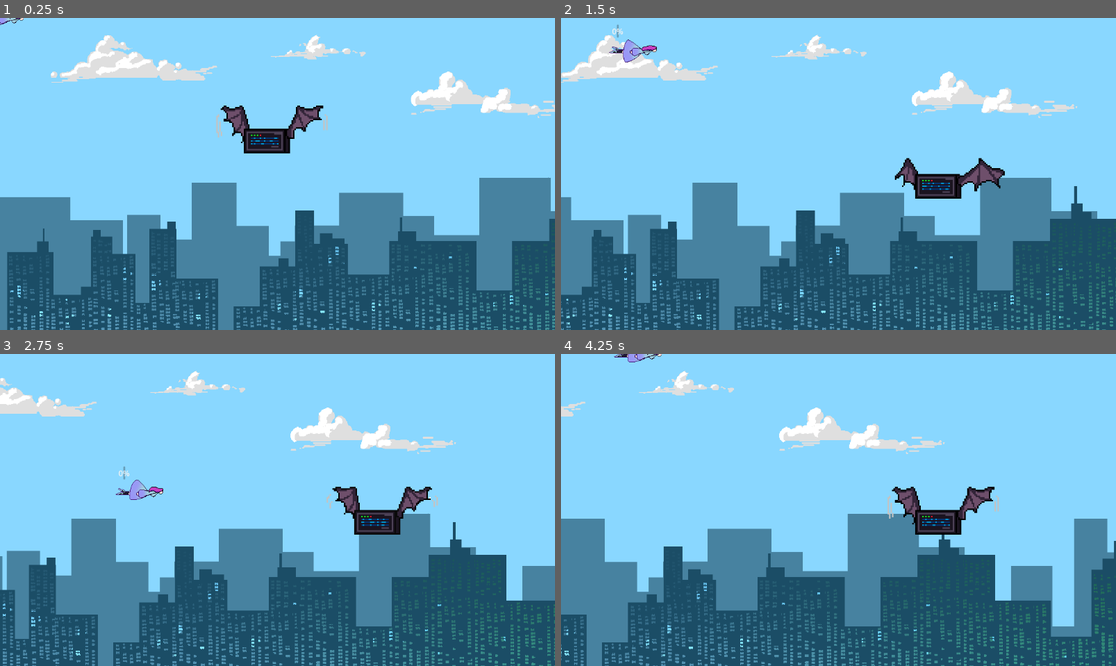
Above: before the commit, frames 1-4 (two rows, left to right).
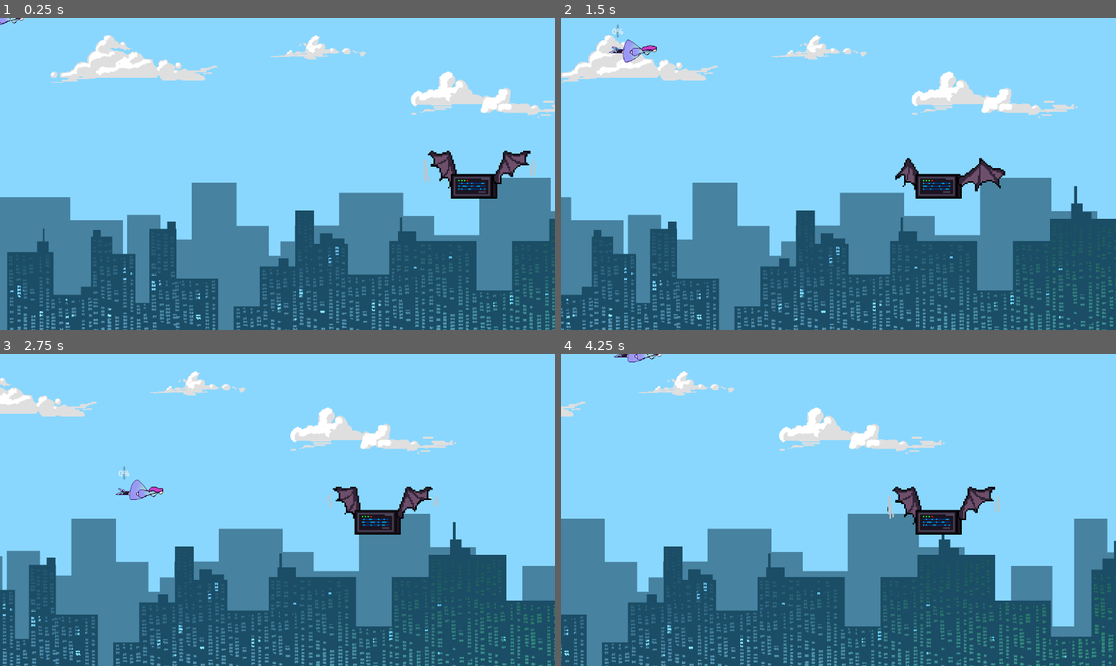
Above: after the commit, the same moments.

Repository: clenneabig/AI-KILL
Game: Godot game, scene res://Levels/level_1.tscn
Same seed, same stepped clock (60 frames per second), same inputs: the game is played once before the commit and once after it. This scene is started directly instead of the project's main scene. The engine's default icon, where the game draws it, is replaced by a stand-in: a white triangle on a blue panel in a dark square.
Inputs (mouse positions are in pixels of both pictures, inside the frame that each line leads up to):
- Up to frame 1 (0.25 s): no input
- Up to frame 2 (1.5 s): move the mouse to (960, 158) at 0.52 s; press the mouse at (960, 158) at 0.53 s; hold D (move_right) 0.53-1.28 s; move the mouse to (727, 189) at 1.27 s; release the mouse at (727, 189) at 1.28 s; hold S (move_down) from 1.28 s (still down); click (727, 189) at 1.35 s
- Up to frame 3 (2.75 s): move the mouse to (333, 441) at 2.02 s; release S (move_down) at 2.03 s; press the mouse at (333, 441) at 2.03 s; hold D (move_right) from 2.03 s (still down)
- Up to frame 4 (4.25 s): move the mouse to (810, 572) at 2.77 s; release D (move_right) at 2.78 s; release the mouse at (810, 572) at 2.78 s; hold W (move_up) 2.78-3.53 s; click (810, 572) at 2.85 s; move the mouse to (1005, 556) at 3.52 s; press the mouse at (1005, 556) at 3.53 s; hold A (move_left) from 3.53 s (still down)

The runs differ from the first frame. In frame 1, 2.7% of the frame differs, in the area x 38-97%, y 28-58%; in frame 2, 0.2%; in frame 3, 0.2%; in frame 4, 0.3%.

Commit message:
more level debugging

Diff:
--- a/BulletPattens/bullet_emitter.gd
+++ b/BulletPattens/bullet_emitter.gd
@@ -9,7 +9,7 @@
 @export var spawn_count = 6
 @export var constant_shot = false
 @export var rotate_speed = 0.1
-@export var shoot_timer_one_shot = true
+@export var shoot_timer_one_shot = false
 @export var wait_time = 1.0
 @export var vel = 100
 @export var texture = 0 #between 0 & 8
--- a/Levels/Enemies_1.gd
+++ b/Levels/Enemies_1.gd
@@ -70,16 +70,15 @@
 			var childrenNo = group3.get_child_count()-1
 			for path in group3.get_children():
 				path.get_child(0).progress += g_move_speed*2 * delta
-				print(childrenNo)
 				if(path.get_child(0).progress_ratio >= 1.0):
 					childrenNo-=1
 			if(childrenNo <= 0):
 				CurrentGroup = Groups.Group4
 		Groups.Group4:
-			var childrenNo = group4.get_child_count()-1
+			var childrenNo = group4.get_child_count()
 			for path in group4.get_children():
 				path.get_child(0).progress += g_move_speed*1.5 * delta
-				if(path.get_child(0).progress_ratio >= 1.0):
+				if(path.get_child(0).get_child_count() <= 0):
 					childrenNo-=1
 			if(childrenNo <= 0):
 				CurrentGroup = Groups.Mid_Boss
--- a/Levels/level_1.tscn
+++ b/Levels/level_1.tscn
@@ -71,19 +71,19 @@
 
 [sub_resource type="Curve2D" id="Curve2D_2y7ph"]
 _data = {
-"points": PackedVector2Array(0, 0, 0, 0, 1560, 248, 14.9831, -14.9831, -14.9831, 14.9831, 448, 248, 0, 0, 0, 0, 144, 728, 0, 0, 0, 0, -104, 728)
+"points": PackedVector2Array(0, 0, 0, 0, 1560, 248, 14.9831, -14.9831, -14.9831, 14.9831, 448, 248, 0, 0, 0, 0, 144, 728, 0, 0, 0, 0, -464, 720)
 }
 point_count = 4
 
 [sub_resource type="Curve2D" id="Curve2D_qxcrk"]
 _data = {
-"points": PackedVector2Array(0, 0, 0, 0, 1208, 376, 56.9357, -5.99323, -56.9357, 5.99323, 704, 376, 0, 0, 0, 0, 448, 704, 0, 0, 0, 0, -104, 704)
+"points": PackedVector2Array(0, 0, 0, 0, 1208, 376, 56.9357, -5.99323, -56.9357, 5.99323, 704, 376, 0, 0, 0, 0, 448, 704, 0, 0, 0, 0, -360, 704)
 }
 point_count = 4
 
 [sub_resource type="Curve2D" id="Curve2D_80nyn"]
 _data = {
-"points": PackedVector2Array(0, 0, 0, 0, 1648, -32, 50.9424, -11.9865, -50.9424, 11.9865, 960, 576, 0, 0, 0, 0, -144, 576)
+"points": PackedVector2Array(0, 0, 0, 0, 1648, -32, 50.9424, -11.9865, -50.9424, 11.9865, 960, 576, 0, 0, 0, 0, -328, 576)
 }
 point_count = 3
 
@@ -111,12 +111,6 @@
 }
 point_count = 2
 
-[sub_resource type="Curve2D" id="Curve2D_m6l88"]
-_data = {
-"points": PackedVector2Array(0, 0, 0, 0, 3272, 312, 95.8917, 0, -95.8917, 0, 272, 312, 0, 0, 0, 0, 64, 704, 0, 0, 0, 0, -128, 704)
-}
-point_count = 4
-
 [sub_resource type="Curve2D" id="Curve2D_7n6ba"]
 _data = {
 "points": PackedVector2Array(0, 0, 0, 0, 2080, 1088, 0, 0, 0, 0, -264, -128)
@@ -131,19 +125,19 @@
 
 [sub_resource type="Curve2D" id="Curve2D_i0tsq"]
 _data = {
-"points": PackedVector2Array(0, 0, 0, 0, 3264, 608, 104.882, 2.99661, -104.882, -2.99661, 952, 568, 95.8917, -2.99661, -95.8917, 2.99661, 640, 128, 0, 0, 0, 0, -128, 128)
+"points": PackedVector2Array(0, 0, 0, 0, 3264, 608, 104.882, 2.99661, -104.882, -2.99661, 952, 568, 95.8917, -2.99661, -95.8917, 2.99661, 640, 128, 0, 0, 0, 0, -312, 128)
 }
 point_count = 4
 
 [sub_resource type="Curve2D" id="Curve2D_md86d"]
 _data = {
-"points": PackedVector2Array(0, 0, 0, 0, 3200, 0, 0, 0, 0, 0, 2368, -8, 131.851, -11.9865, -131.851, 11.9865, 1024, 216, 0, 0, 0, 0, -80, 216)
+"points": PackedVector2Array(0, 0, 0, 0, 3200, 0, 0, 0, 0, 0, 2368, -8, 131.851, -11.9865, -131.851, 11.9865, 1024, 216, 0, 0, 0, 0, -416, 224)
 }
 point_count = 4
 
 [sub_resource type="Curve2D" id="Curve2D_dhpbb"]
 _data = {
-"points": PackedVector2Array(0, 0, 0, 0, 3064, 512, 0, 0, 0, 0, 1152, 504, 50.9424, -17.9797, -50.9424, 17.9797, 696, 504, 0, 0, 0, 0, 632, 704, 0, 0, 0, 0, -120, 696)
+"points": PackedVector2Array(0, 0, 0, 0, 3064, 512, 0, 0, 0, 0, 1152, 504, 50.9424, -17.9797, -50.9424, 17.9797, 696, 504, 0, 0, 0, 0, 632, 704, 0, 0, 0, 0, -464, 704)
 }
 point_count = 5
 
@@ -173,7 +167,6 @@
 
 [node name="Emit" parent="Enemies/Group_1/Path2D/PathFollow2D/Enemy1" index="0"]
 spawn_count = 12
-shoot_timer_one_shot = false
 vel = 200
 
 [node name="Enemy2" parent="Enemies/Group_1/Path2D/PathFollow2D" instance=ExtResource("2_jb2pd")]
@@ -182,7 +175,6 @@
 
 [node name="Emit" parent="Enemies/Group_1/Path2D/PathFollow2D/Enemy2" index="0"]
 spawn_count = 12
-shoot_timer_one_shot = false
 vel = 200
 
 [node name="Enemy3" parent="Enemies/Group_1/Path2D/PathFollow2D" instance=ExtResource("2_jb2pd")]
@@ -191,7 +183,6 @@
 
 [node name="Emit" parent="Enemies/Group_1/Path2D/PathFollow2D/Enemy3" index="0"]
 spawn_count = 12
-shoot_timer_one_shot = false
 vel = 200
 
 [node name="Group_2" type="Node2D" parent="Enemies"]
@@ -213,7 +204,6 @@
 
 [node name="Emit" parent="Enemies/Group_2/Path2D/PathFollow2D/Enemy1" index="0"]
 spawn_count = 12
-shoot_timer_one_shot = false
 vel = 200
 
 [node name="Enemy2" parent="Enemies/Group_2/Path2D/PathFollow2D" instance=ExtResource("2_jb2pd")]
@@ -222,7 +212,6 @@
 
 [node name="Emit" parent="Enemies/Group_2/Path2D/PathFollow2D/Enemy2" index="0"]
 spawn_count = 12
-shoot_timer_one_shot = false
 vel = 200
 
 [node name="Enemy3" parent="Enemies/Group_2/Path2D/PathFollow2D" instance=ExtResource("2_jb2pd")]
@@ -231,7 +220,6 @@
 
 [node name="Emit" parent="Enemies/Group_2/Path2D/PathFollow2D/Enemy3" index="0"]
 spawn_count = 12
-shoot_timer_one_shot = false
 vel = 200
 
 [node name="Group_3" type="Node2D" parent="Enemies"]
@@ -252,7 +240,6 @@
 script = ExtResource("4_avv6x")
 spawn_count = 1
 constant_shot = true
-shoot_timer_one_shot = false
 wait_time = 0.3
 vel = 250
 
@@ -270,7 +257,6 @@
 script = ExtResource("4_avv6x")
 spawn_count = 1
 constant_shot = true
-shoot_timer_one_shot = false
 wait_time = 0.3
 vel = 250
 texture = 1
@@ -289,7 +275,6 @@
 script = ExtResource("4_avv6x")
 spawn_count = 1
 constant_shot = true
-shoot_timer_one_shot = false
 wait_time = 0.3
 vel = 250
 texture = 2
@@ -307,7 +292,6 @@
 [node name="Emit" parent="Enemies/Group_3/Path2D4/PathFollow2D/Enemy1" index="0"]
 script = ExtResource("4_avv6x")
 constant_shot = true
-shoot_timer_one_shot = false
 wait_time = 0.3
 vel = 250
 texture = 3
@@ -326,7 +310,6 @@
 script = ExtResource("4_avv6x")
 spawn_count = 1
 constant_shot = true
-shoot_timer_one_shot = false
 wait_time = 0.3
 vel = 250
 texture = 4
@@ -345,7 +328,6 @@
 script = ExtResource("4_avv6x")
 spawn_count = 1
 constant_shot = true
-shoot_timer_one_shot = false
 wait_time = 0.3
 vel = 250
 texture = 5
@@ -364,7 +346,6 @@
 script = ExtResource("4_avv6x")
 spawn_count = 1
 constant_shot = true
-shoot_timer_one_shot = false
 wait_time = 0.4
 vel = 250
 texture = 6
@@ -385,7 +366,6 @@
 stg_wait_time = 0.1
 spawn_count = 1
 constant_shot = true
-shoot_timer_one_shot = false
 wait_time = 0.4
 vel = 400
 
@@ -403,7 +383,6 @@
 stg_wait_time = 0.1
 spawn_count = 1
 constant_shot = true
-shoot_timer_one_shot = false
 wait_time = 0.4
 vel = 400
 texture = 1
@@ -422,7 +401,6 @@
 stg_wait_time = 0.1
 spawn_count = 1
 constant_shot = true
-shoot_timer_one_shot = false
 wait_time = 0.4
 vel = 400
 texture = 2
@@ -438,7 +416,6 @@
 
 [node name="Emit" parent="Enemies/Group_4/Path2D4/PathFollow2D/Enemy" index="0"]
 constant_shot = true
-shoot_timer_one_shot = false
 texture = 3
 
 [node name="Path2D5" type="Path2D" parent="Enemies/Group_4"]
@@ -452,7 +429,6 @@
 
 [node name="Emit" parent="Enemies/Group_4/Path2D5/PathFollow2D/Enemy" index="0"]
 constant_shot = true
-shoot_timer_one_shot = false
 texture = 4
 
 [node name="Path2D6" type="Path2D" parent="Enemies/Group_4"]
@@ -468,7 +444,6 @@
 script = ExtResource("6_pdbpd")
 spawn_count = 4
 constant_shot = true
-shoot_timer_one_shot = false
 wait_time = 0.2
 texture = 7
 
@@ -483,7 +458,6 @@
 
 [node name="Emit" parent="Enemies/Group_4/Path2D7/PathFollow2D/Enemy" index="0"]
 constant_shot = true
-shoot_timer_one_shot = false
 wait_time = 0.3
 texture = 5
 
@@ -498,21 +472,7 @@
 
 [node name="Emit" parent="Enemies/Group_4/Path2D8/PathFollow2D/Enemy" index="0"]
 constant_shot = true
-shoot_timer_one_shot = false
 texture = 4
-
-[node name="Path2D9" type="Path2D" parent="Enemies/Group_4"]
-curve = SubResource("Curve2D_m6l88")
-
-[node name="PathFollow2D" type="PathFollow2D" parent="Enemies/Group_4/Path2D9"]
-position = Vector2(3272, 312)
-rotation = 3.14159
-
-[node name="Enemy" parent="Enemies/Group_4/Path2D9/PathFollow2D" instance=ExtResource("2_jb2pd")]
-
-[node name="Emit" parent="Enemies/Group_4/Path2D9/PathFollow2D/Enemy" index="0"]
-constant_shot = true
-shoot_timer_one_shot = false
 
 [node name="Path2D10" type="Path2D" parent="Enemies/Group_4"]
 curve = SubResource("Curve2D_7n6ba")
@@ -525,7 +485,6 @@
 
 [node name="Emit" parent="Enemies/Group_4/Path2D10/PathFollow2D/Enemy" index="0"]
 constant_shot = true
-shoot_timer_one_shot = false
 texture = 8
 
 [node name="Path2D11" type="Path2D" parent="Enemies/Group_4"]
@@ -539,7 +498,6 @@
 
 [node name="Emit" parent="Enemies/Group_4/Path2D11/PathFollow2D/Enemy" index="0"]
 constant_shot = true
-shoot_timer_one_shot = false
 
 [node name="Path2D12" type="Path2D" parent="Enemies/Group_4"]
 curve = SubResource("Curve2D_edxs1")
@@ -552,7 +510,6 @@
 
 [node name="Emit" parent="Enemies/Group_4/Path2D12/PathFollow2D/Enemy" index="0"]
 constant_shot = true
-shoot_timer_one_shot = false
 
 [node name="Path2D13" type="Path2D" parent="Enemies/Group_4"]
 curve = SubResource("Curve2D_i0tsq")
@@ -565,7 +522,6 @@
 
 [node name="Emit" parent="Enemies/Group_4/Path2D13/PathFollow2D/Enemy" index="0"]
 constant_shot = true
-shoot_timer_one_shot = false
 texture = 3
 
 [node name="Path2D14" type="Path2D" parent="Enemies/Group_4"]
@@ -579,7 +535,6 @@
 
 [node name="Emit" parent="Enemies/Group_4/Path2D14/PathFollow2D/Enemy" index="0"]
 constant_shot = true
-shoot_timer_one_shot = false
 texture = 2
 
 [node name="Path2D15" type="Path2D" parent="Enemies/Group_4"]
@@ -593,10 +548,10 @@
 
 [node name="Emit" parent="Enemies/Group_4/Path2D15/PathFollow2D/Enemy" index="0"]
 constant_shot = true
-shoot_timer_one_shot = false
 texture = 1
 
 [node name="MidBoss" parent="Enemies" instance=ExtResource("7_h6uf4")]
+position = Vector2(1500, 327)
 
 [node name="Marker2D" type="Marker2D" parent="."]
 position = Vector2(1152, 0)
@@ -626,7 +581,6 @@
 [editable path="Enemies/Group_4/Path2D6/PathFollow2D/Enemy"]
 [editable path="Enemies/Group_4/Path2D7/PathFollow2D/Enemy"]
 [editable path="Enemies/Group_4/Path2D8/PathFollow2D/Enemy"]
-[editable path="Enemies/Group_4/Path2D9/PathFollow2D/Enemy"]
 [editable path="Enemies/Group_4/Path2D10/PathFollow2D/Enemy"]
 [editable path="Enemies/Group_4/Path2D11/PathFollow2D/Enemy"]
 [editable path="Enemies/Group_4/Path2D12/PathFollow2D/Enemy"]
--- a/mid_boss.gd
+++ b/mid_boss.gd
@@ -23,11 +23,12 @@
 
 # Called every frame. 'delta' is the elapsed time since the previous frame.
 func _process(delta):
-	if(inPos):
-		match CurrentState:
-			State.Healthy:
-				print("healthy")
-				emit_1._startShootin()
+	match CurrentState:
+		State.Healthy:
+			print("healthy")
+			if(inPos):
+				print("pos")
+				emit_1._startShootin()#FIX ME!!
 	if(global_position.x <= 0):
 		_offScreen()
 
--- a/mid_boss.tscn
+++ b/mid_boss.tscn
@@ -57,10 +57,7 @@
 shape = SubResource("RectangleShape2D_pwkv4")
 
 [node name="Emit" parent="." instance=ExtResource("3_4fxtj")]
-spawn_count = 12
-shoot_timer_one_shot = false
 wait_time = 0.1
-texture = 4
 
 [node name="Emit2" parent="." instance=ExtResource("3_4fxtj")]
 
Not shown: 1 places in Levels/level_1.tscn that only renumber resources
